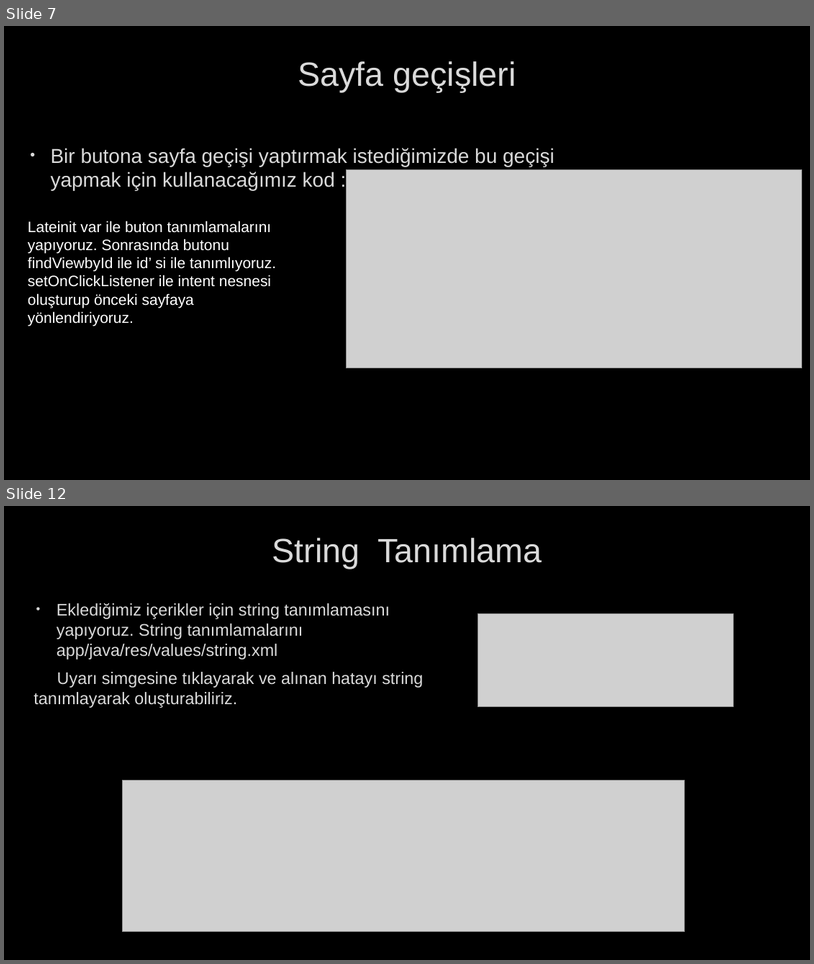
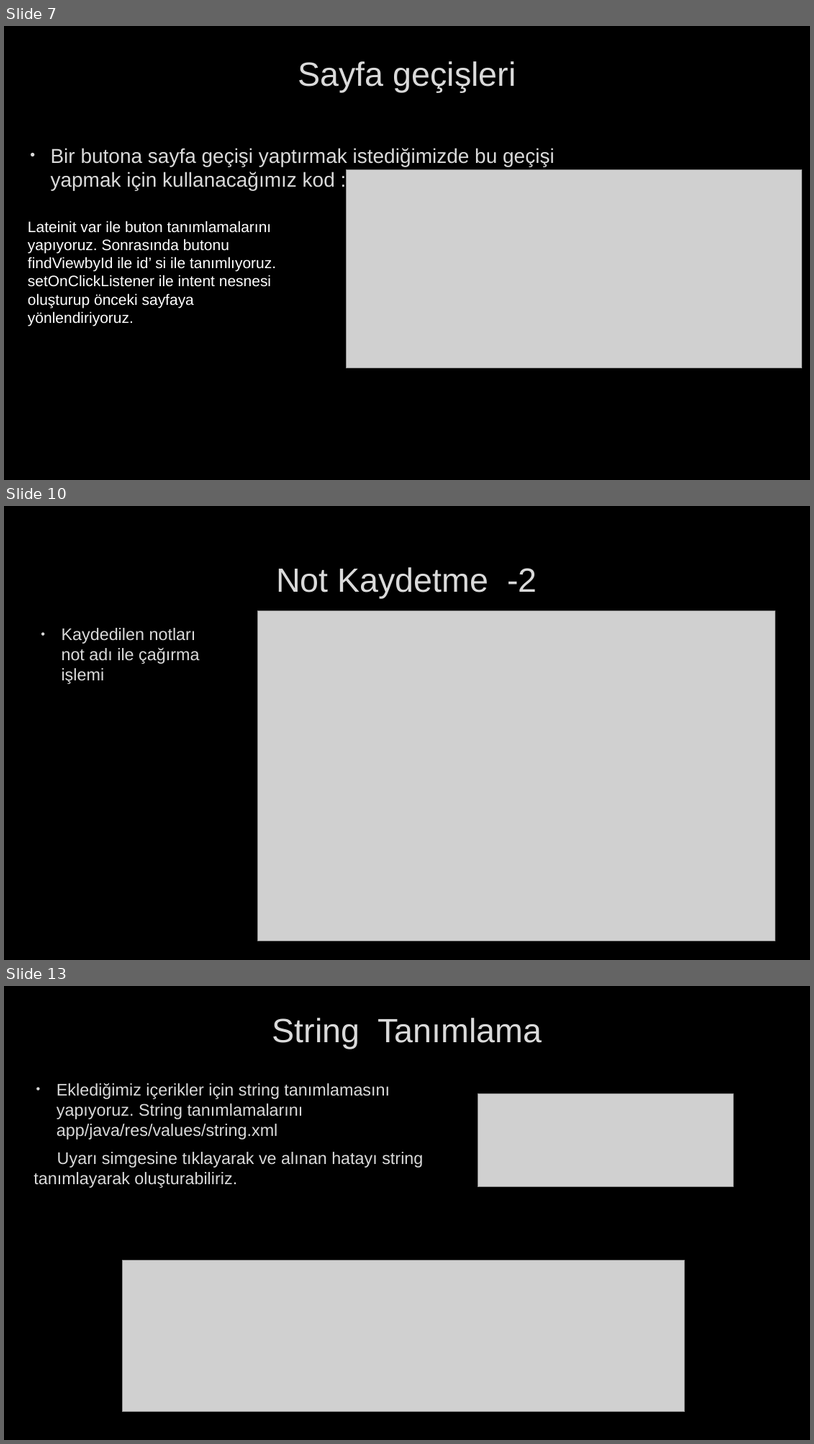
Before and after one commit to BilalMercan/Kotlin_Sozluk_Proje, a slide deck: Kotlin Sözlük Uygulaması Proje/Sözlük Uygulaması.pptx. Shown one above the other, each under a label of ours: slides 7 and 12 before the commit, slides 7, 10 and 13 after it; the slides between them are not shown. The pictures are 814x964 and 814x1444 pixels, drawn with LibreOffice and Linux fonts; fonts in the diff are those of the drawing; grey boxes stand for pictures; background and template pictures are left out. Boxes give left, top, right and bottom in pixels: in the first picture for what was removed or moved away, otherwise in the second. Text is boxed around its words. In the diff, an @@ line names an element or a change of style, - is before the commit and + after.

```diff
--- a/Kotlin Sözlük Uygulaması Proje/Sözlük Uygulaması.pptx
+++ b/Kotlin Sözlük Uygulaması Proje/Sözlük Uygulaması.pptx
@@ slide 10 added at <box>4,506,810,960</box>, background picture (left out) @@
@@ title added at <box>276,567,537,598</box>, 40 pt, text #DADADA @@
+Not Kaydetme -2
@@ picture added at <box>257,610,775,940</box> @@
@@ text added at <box>62,628,199,684</box>, 20 pt, text #DADADA @@
+• Kaydedilen notları not adı ile çağırma işlemi
@@ what was slide 12 is now slide 13 @@
```
Also in this commit, not shown: 5 slides changed.
